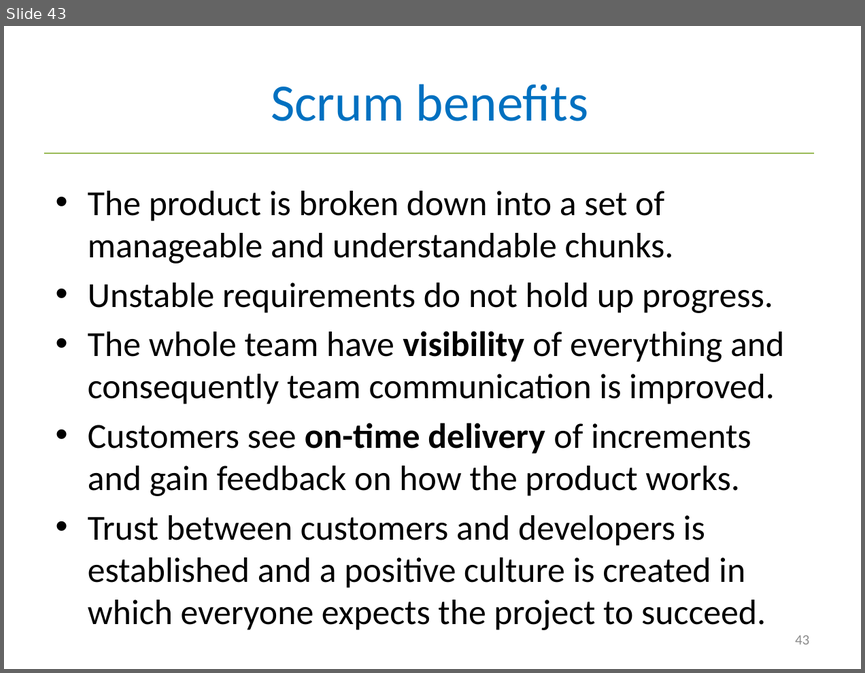
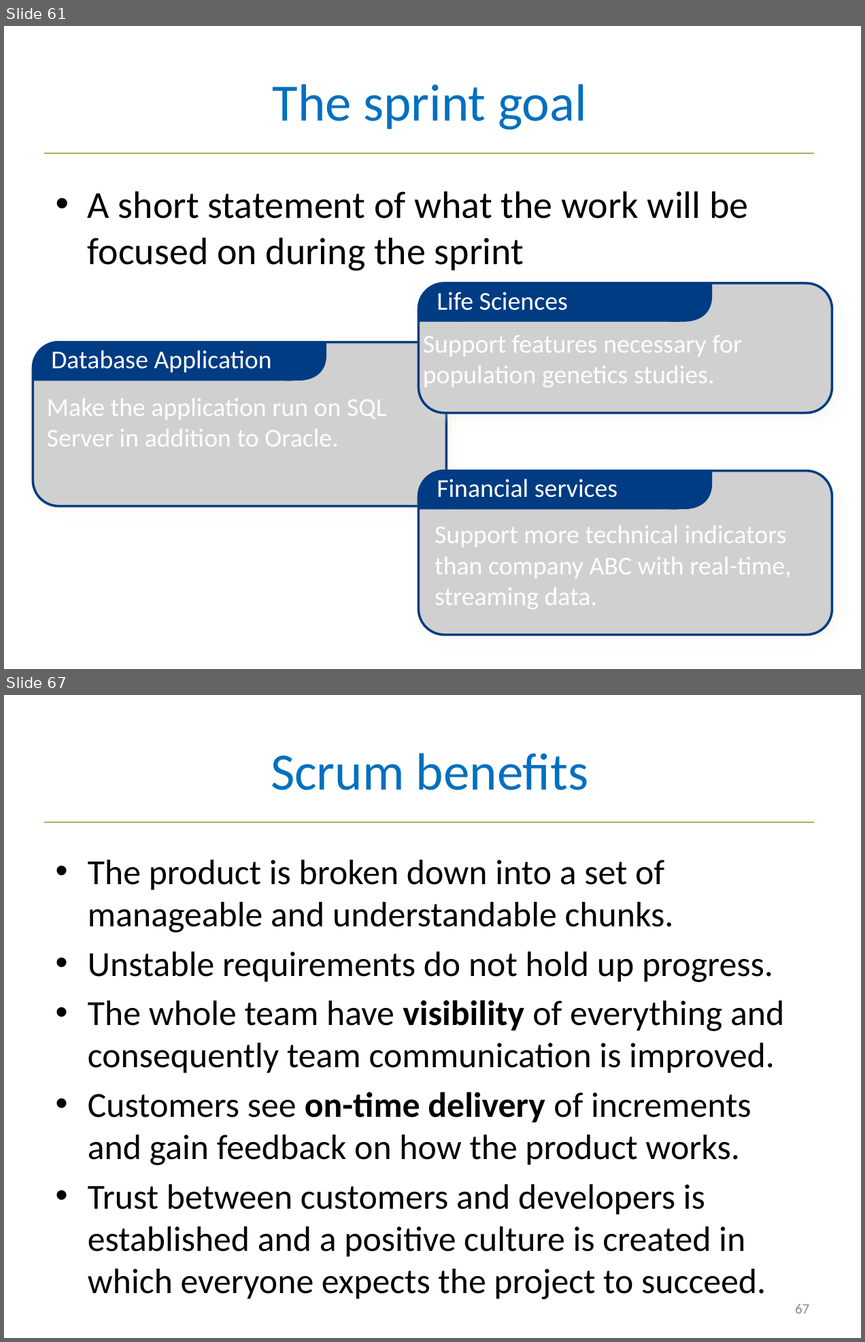
Before and after one commit to tuanct1997/USTH-SE-2017, a slide deck: slides/2 Agile Development.pptx. Shown one above the other, each under a label of ours: slide 43 before the commit, slides 61 and 67 after it; the slides between them are not shown. The pictures are 865x673 and 865x1342 pixels, drawn with LibreOffice and Linux fonts; fonts in the diff are those of the drawing; grey boxes stand for pictures. Boxes give left, top, right and bottom in pixels: in the first picture for what was removed or moved away, otherwise in the second. Text is boxed around its words. In the diff, an @@ line names an element or a change of style, - is before the commit and + after.

```diff
--- a/slides/2 Agile Development.pptx
+++ b/slides/2 Agile Development.pptx
@@ slide 61 added at (4, 26, 861, 669), background #FFFFFF; not listed: 1 template element that a slide beside it also shows @@
@@ title added at (273, 84, 587, 130), 44 pt, text #0070C0 @@
+The sprint goal
@@ text added at (88, 191, 748, 271), 32 pt, text #000000 @@
+• A short statement of what the work will be focused on during the sprint
@@ picture added at (419, 283, 832, 412) @@
@@ freeform shape added at (419, 283, 461, 322), fill #003C83 @@
@@ rectangle added at (459, 283, 679, 322), fill #003C83 @@
@@ freeform shape added at (670, 283, 713, 322), fill #003C83 @@
@@ text added at (436, 292, 568, 310), 21.6 pt, text #FFFFFF @@
+Life Sciences
@@ picture added at (33, 342, 447, 506) @@
@@ freeform shape added at (33, 342, 75, 381), fill #003C83 @@
@@ text added at (51, 350, 272, 372), 21.6 pt, text #FFFFFF @@
+Database Application
@@ rectangle added at (73, 342, 293, 381), fill #003C83 @@
@@ freeform shape added at (284, 342, 326, 381), fill #003C83 @@
@@ text added at (423, 335, 742, 387), 21.6 pt, text #FFFFFF @@
+Support features necessary for population genetics studies.
@@ text added at (47, 398, 387, 446), 21.6 pt, text #FFFFFF @@
+Make the application run on SQL Server in addition to Oracle.
@@ picture added at (419, 471, 832, 635) @@
@@ freeform shape added at (419, 471, 461, 509), fill #003C83 @@
@@ rectangle added at (459, 471, 679, 509), fill #003C83 @@
@@ freeform shape added at (670, 471, 713, 509), fill #003C83 @@
@@ text added at (436, 478, 617, 497), 21.6 pt, text #FFFFFF @@
+Financial services
@@ text added at (434, 525, 791, 609), 21.6 pt, text #FFFFFF @@
+Support more technical indicators than company ABC with real-time, streaming data.
@@ what was slide 43 is now slide 67 @@
@@ page number at (795, 1304, 809, 1313): text changed @@
-43
+67
```
Also in this commit, not shown: 1 slide changed, 24 other slides added, 2 slides removed.
